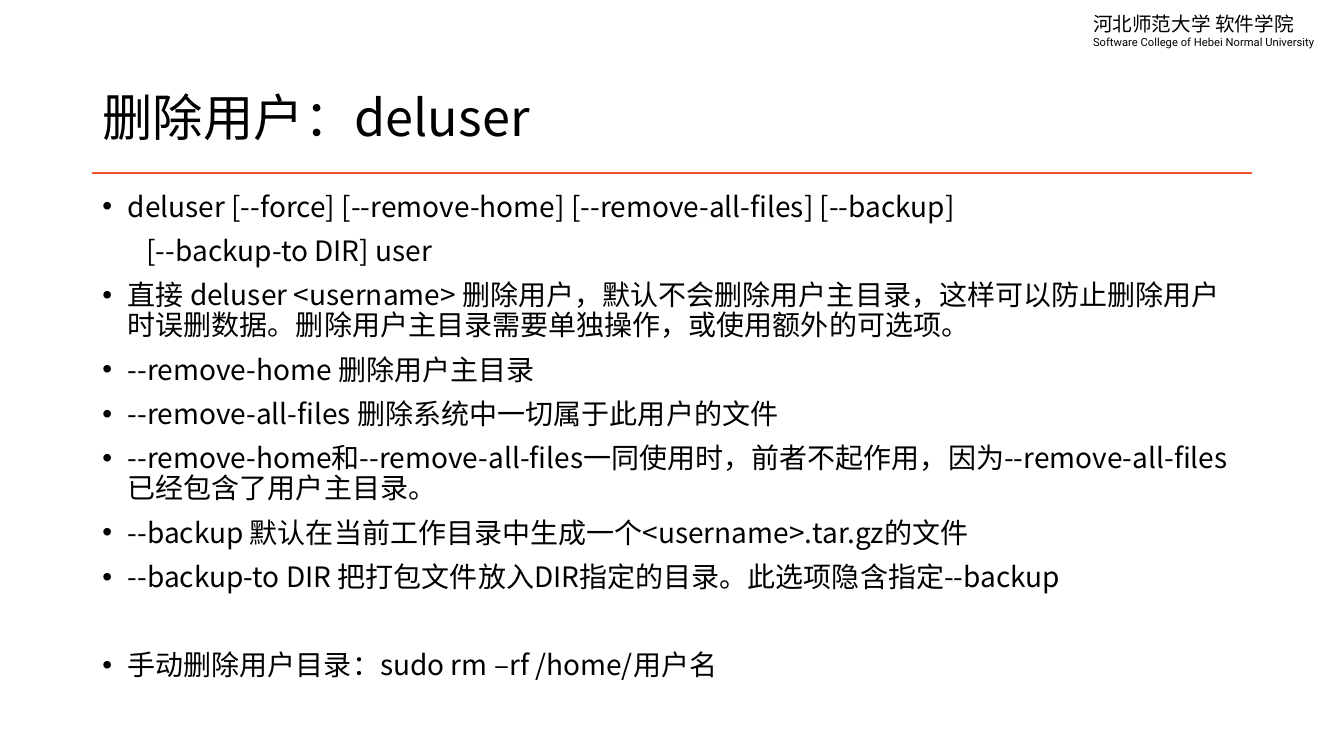
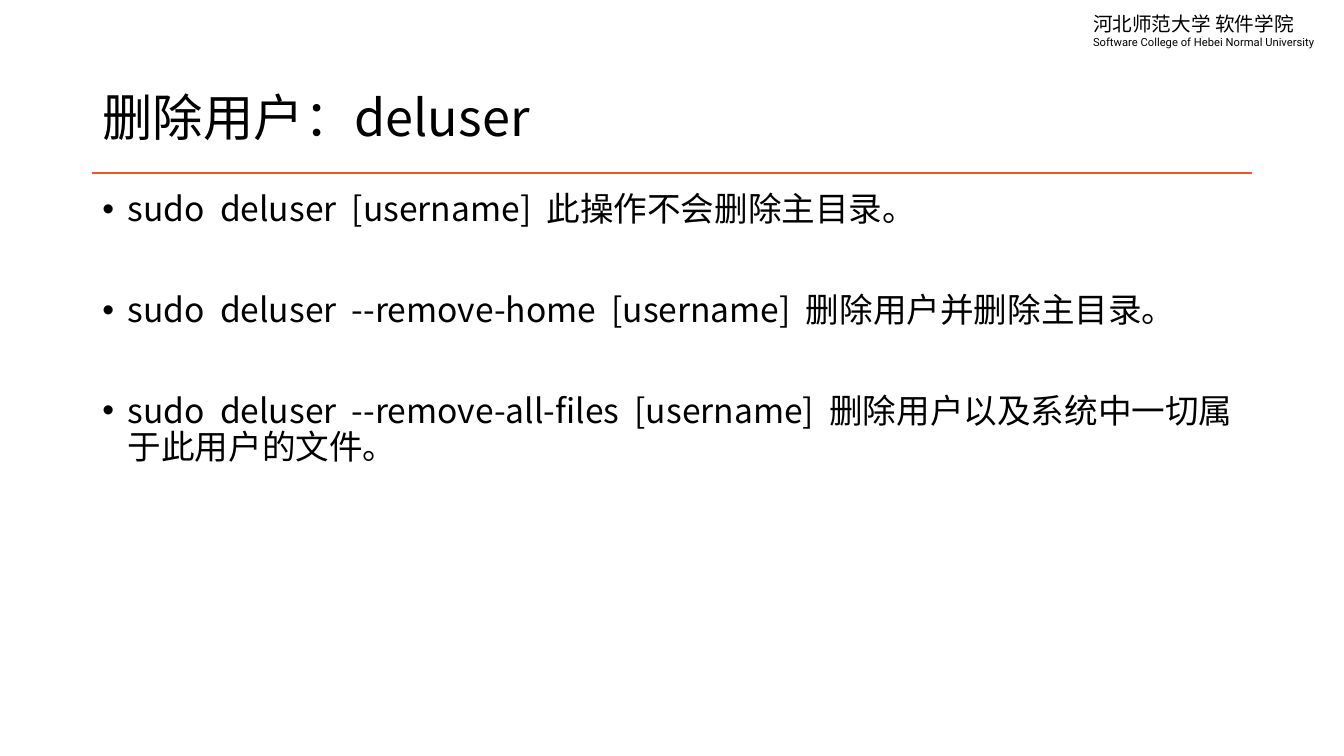
Before and after one commit to edu2act/course-linux-system, a slide deck: slide 13 of materials/slides/ch05-user-managment.pptx (slide 12 before the commit). Drawn at 1344x756 pixels with LibreOffice and Linux fonts; fonts in the diff are those of the drawing. Boxes give left, top, right and bottom in pixels: in the first picture for what was removed or moved away, otherwise in the second. Text is boxed around its words. In the diff, an @@ line names an element or a change of style, - is before the commit and + after.

```diff
--- a/materials/slides/ch05-user-managment.pptx
+++ b/materials/slides/ch05-user-managment.pptx
@@ text at [128,192,1232,462]: text changed; size 20 to 24 pt @@
-• deluser [--force] [--remove-home] [--remove-all-files] [--backup]
-[--backup-to DIR] user
-• 直接 deluser <username> 删除用户，默认不会删除用户主目录，这样可以防止删除用户时误删数据。删除用户主目录需要单独操作，或使用额外的可选项。
-• --remove-home 删除用户主目录
-• --remove-all-files 删除系统中一切属于此用户的文件
-• --remove-home和--remove-all-files一同使用时，前者不起作用，因为--remove-all-files已经包含了用户主目录。
-• --backup 默认在当前工作目录中生成一个<username>.tar.gz的文件
-• --backup-to DIR 把打包文件放入DIR指定的目录。此选项隐含指定--backup
-• 手动删除用户目录：sudo rm –rf /home/用户名
+• sudo deluser [username] 此操作不会删除主目录。
+• sudo deluser --remove-home [username] 删除用户并删除主目录。
+• sudo deluser --remove-all-files [username] 删除用户以及系统中一切属于此用户的文件。
```
Also in this commit, not shown: 11 other slides changed, 2 slides added, 4 slides removed, 4 other files.
